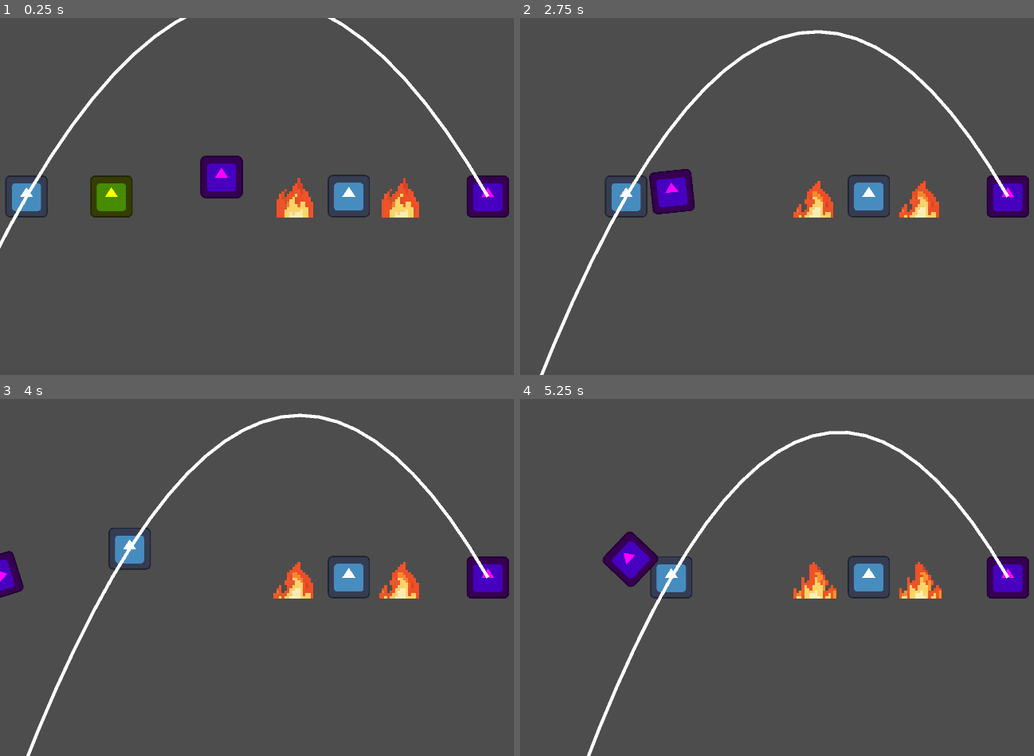
Above: before the commit, frames 1-4 (two rows, left to right).
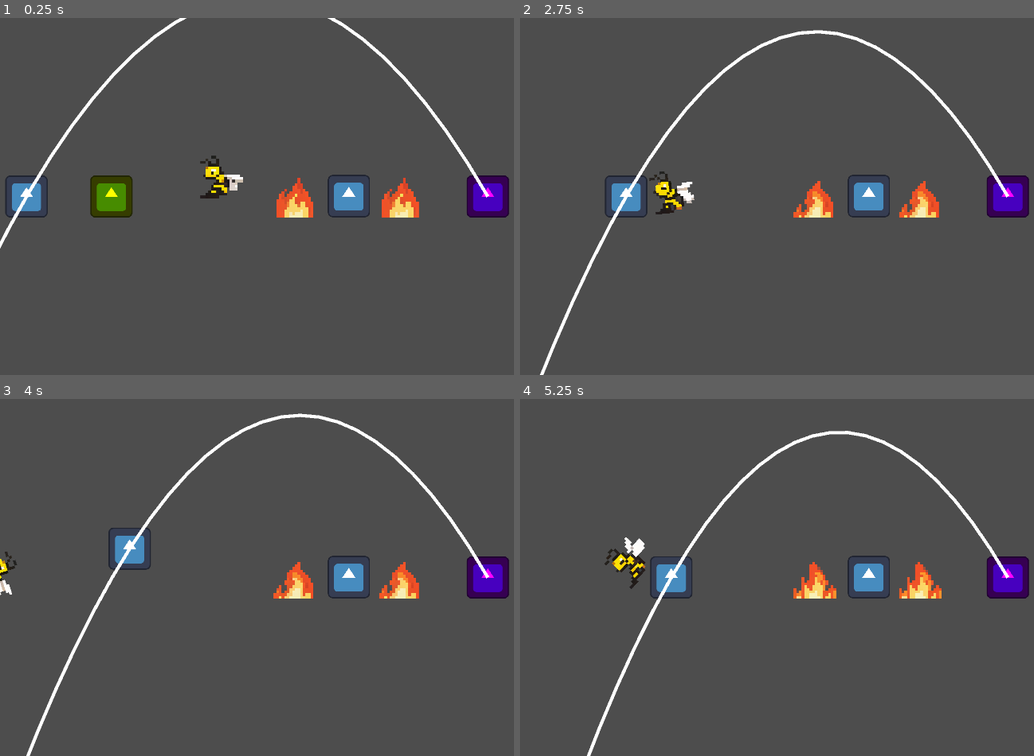
Above: after the commit, the same moments.

Repository: codenergy-dev/maricagamesjam2025_codenergy
Game: Godot game, scene res://scenes/game.tscn
Two runs of this game, one before a commit and one after it. Both use one fixed random seed, a clock stepped at 60 frames per second and the inputs below. The engine's default icon, where the game draws it, is replaced by a stand-in: a white triangle on a blue panel in a dark square.
Inputs:
- Up to frame 1 (0.25 s): no input
- Up to frame 2 (2.75 s): tap Enter (ui_accept) at 0.5, 0.77, 1.52 s; hold Right (ui_right) 0.53-2.03 s; hold Left (ui_left) from 2.03 s (still down)
- Up to frame 3 (4 s): release Left (ui_left) at 2.78 s; hold Right (ui_right) from 2.78 s (still down); tap Enter (ui_accept) at 3.02, 3.77 s
- Up to frame 4 (5.25 s): release Right (ui_right) at 4.28 s; hold Left (ui_left) 4.28-5.03 s; tap Enter (ui_accept) at 4.52 s; hold Right (ui_right) from 5.03 s (still down)

The runs differ from the first frame. In frame 1, 1.0% of the frame differs, in the area x 38-48%, y 38-51%; in frame 2, 1.0%; in frame 3, 0.4%; in frame 4, 1.0%.

Commit message:
Add bee animation

Diff:
--- a/godot/scenes/bee.tscn
+++ b/godot/scenes/bee.tscn
@@ -1,7 +1,57 @@
-[gd_scene load_steps=5 format=3 uid="uid://j1qhlx1eb1j2"]
+[gd_scene load_steps=12 format=3 uid="uid://j1qhlx1eb1j2"]
 
-[ext_resource type="Texture2D" uid="uid://bsaus5f18qvh1" path="res://icon.svg" id="1_1q2x0"]
 [ext_resource type="Script" uid="uid://cdc1stsqd2v51" path="res://scripts/tackle.gd" id="1_vie5o"]
+[ext_resource type="Texture2D" uid="uid://bxshwik8ou22v" path="res://assets/sprites/bee.png" id="2_vie5o"]
+
+[sub_resource type="AtlasTexture" id="AtlasTexture_ogg2i"]
+atlas = ExtResource("2_vie5o")
+region = Rect2(0, 0, 128, 128)
+
+[sub_resource type="AtlasTexture" id="AtlasTexture_qf6nb"]
+atlas = ExtResource("2_vie5o")
+region = Rect2(128, 0, 128, 128)
+
+[sub_resource type="AtlasTexture" id="AtlasTexture_oynbf"]
+atlas = ExtResource("2_vie5o")
+region = Rect2(0, 128, 128, 128)
+
+[sub_resource type="AtlasTexture" id="AtlasTexture_nkr4b"]
+atlas = ExtResource("2_vie5o")
+region = Rect2(128, 128, 128, 128)
+
+[sub_resource type="AtlasTexture" id="AtlasTexture_kro73"]
+atlas = ExtResource("2_vie5o")
+region = Rect2(0, 128, 128, 128)
+
+[sub_resource type="AtlasTexture" id="AtlasTexture_qe60h"]
+atlas = ExtResource("2_vie5o")
+region = Rect2(128, 0, 128, 128)
+
+[sub_resource type="SpriteFrames" id="SpriteFrames_yiyqc"]
+animations = [{
+"frames": [{
+"duration": 1.0,
+"texture": SubResource("AtlasTexture_ogg2i")
+}, {
+"duration": 1.0,
+"texture": SubResource("AtlasTexture_qf6nb")
+}, {
+"duration": 1.0,
+"texture": SubResource("AtlasTexture_oynbf")
+}, {
+"duration": 1.0,
+"texture": SubResource("AtlasTexture_nkr4b")
+}, {
+"duration": 1.0,
+"texture": SubResource("AtlasTexture_kro73")
+}, {
+"duration": 1.0,
+"texture": SubResource("AtlasTexture_qe60h")
+}],
+"loop": true,
+"name": &"default",
+"speed": 5.0
+}]
 
 [sub_resource type="CircleShape2D" id="CircleShape2D_1q2x0"]
 radius = 46.0435
@@ -14,9 +64,11 @@
 gravity_scale = 0.0
 script = ExtResource("1_vie5o")
 
-[node name="Sprite2D" type="Sprite2D" parent="."]
-modulate = Color(1, 0, 1, 1)
-texture = ExtResource("1_1q2x0")
+[node name="AnimatedSprite2D" type="AnimatedSprite2D" parent="."]
+sprite_frames = SubResource("SpriteFrames_yiyqc")
+autoplay = "default"
+frame_progress = 0.280748
+speed_scale = 2.5
 
 [node name="CollisionShape2D" type="CollisionShape2D" parent="."]
 shape = SubResource("CircleShape2D_1q2x0")
Binary file added: godot/assets/sprites/bee.png
Not shown, added: godot/assets/sprites/bee.png.import
